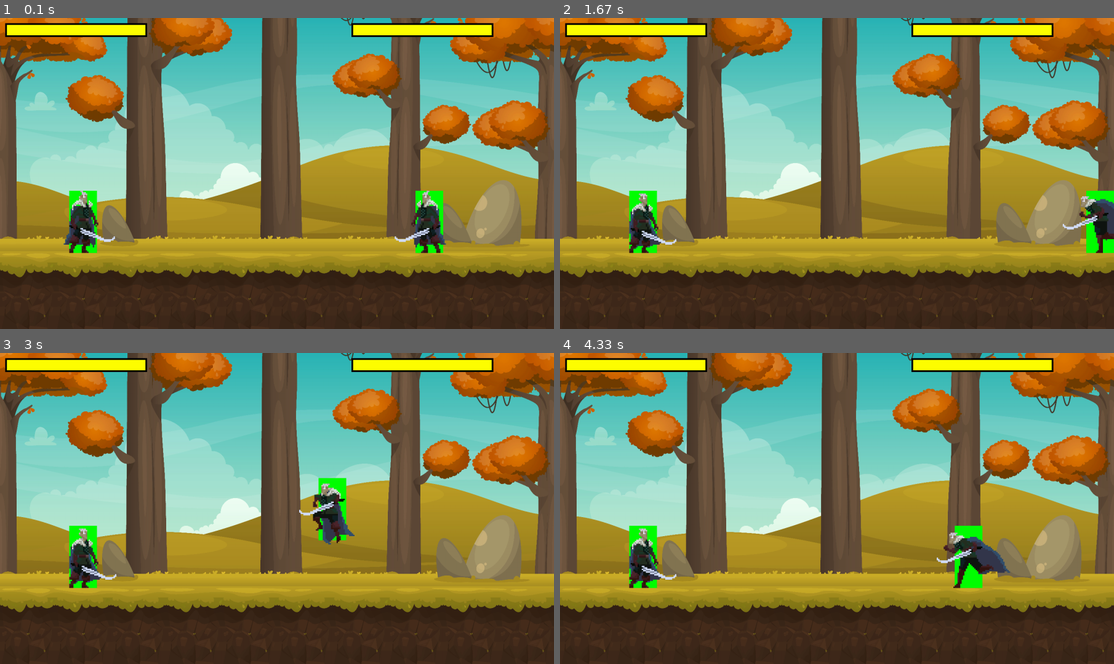
Above: before the commit, frames 1-4 (two rows, left to right).
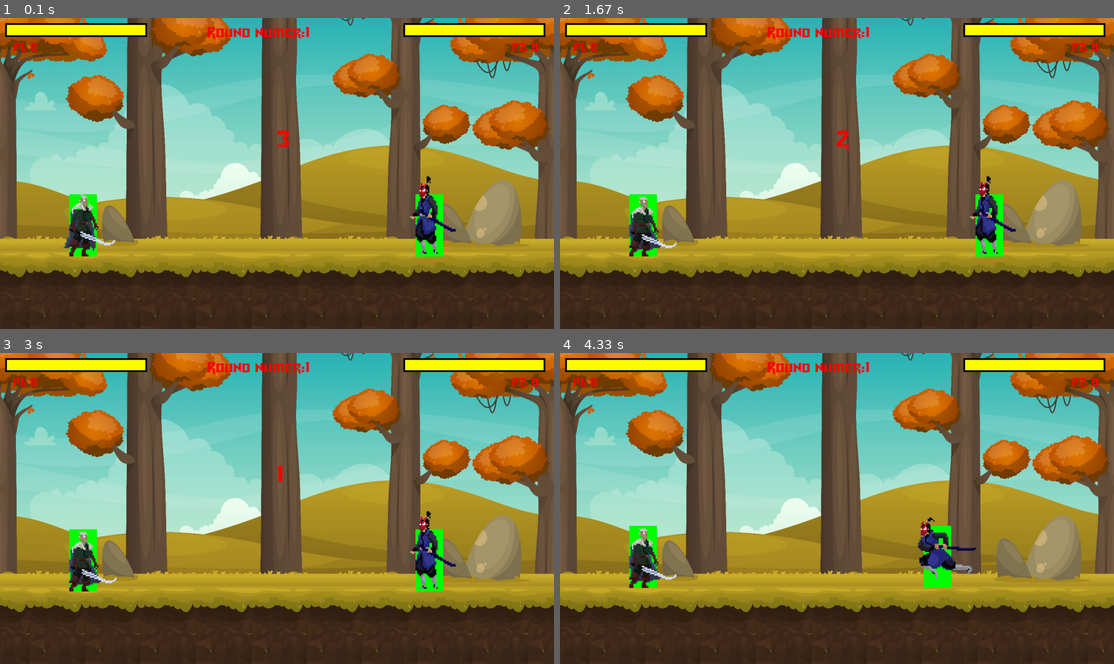
Above: after the commit, the same moments.

Repository: Mohamed-Selmi/Pygame_project
Game: pygame game, started from main.py
The game is run twice, just before and just after one commit, with the same random seed, the same clock (stepped at 60 frames per second) and the same inputs.
Inputs:
- Up to frame 1 (0.1 s): no input
- Up to frame 2 (1.67 s): hold Right 0.33-0.8 s; hold Up 0.83-1.3 s; hold Right from 1.33 s (still down)
- Up to frame 3 (3 s): release Right at 1.8 s; hold Left 1.83-2.37 s; hold Left 2.4-2.87 s; hold Up from 2.9 s (still down)
- Up to frame 4 (4.33 s): release Up at 3.37 s; hold Right 3.4-4.03 s; hold Left from 4.07 s (still down)

The runs differ from the first frame. In frame 1, 3.2% of the frame differs, in the area x 2-99%, y 1-77%; in frame 2, 4.4%; in frame 3, 4.4%; in frame 4, 3.9%.

Commit message:
Add several more characters and a round system

Diff:
--- a/character.py
+++ b/character.py
@@ -39,7 +39,7 @@
         pygame.draw.rect(surface,(0,255,0),self.rect)
         surface.blit(rotating_img,(self.rect.x-(self.offset[0]*self.image_scale),self.rect.y-(self.offset[1]*self.image_scale)))
 
-    def move(self,screen_width,screen_height,surface,target):
+    def move(self,screen_width,screen_height,surface,target,round_over):
         CHARACTER_SPEED=10
         CHARACTER_GRAVITY=2
         move_x=0
@@ -48,7 +48,7 @@
         self.attack_type=0
         key=pygame.key.get_pressed()
 
-        if self.attacking==False:
+        if self.attacking==False and self.alive==True and round_over==False:
             if self.player==1:
                 if key[pygame.K_a]:
                     self.moving=True
@@ -64,6 +64,7 @@
                     self.jumping=True
                 self.velocity_y+=CHARACTER_GRAVITY
                 if key[pygame.K_r] or key[pygame.K_t]:
+
                     self.attack(surface,target)
                     if key[pygame.K_r]:
                         self.attack_type=1
@@ -155,7 +156,7 @@
             self.attacking=True
             attacking_rectangle=pygame.Rect(self.rect.centerx-(2*self.rect.width*self.flip),self.rect.y,2*self.rect.width,self.rect.height)
             if attacking_rectangle.colliderect(target.rect):
-                target.health-=100
+                target.health-=10
                 target.hit=True
 
             pygame.draw.rect(surface,(255,0,0),attacking_rectangle)
--- /dev/null
+++ b/loadcharacters.py
@@ -0,0 +1,31 @@
+import pygame
+
+def load_warrior():
+	WARRIOR_SIZE=162
+	WARRIOR_SCALE=4
+	WARRIOR_OFFSET=[72,56]
+	WARRIOR_DATA=[WARRIOR_SIZE,WARRIOR_SCALE,WARRIOR_OFFSET]
+	warrior_animation_steps=[10,8,1,7,7,3,7]
+	warrior_sheet=pygame.image.load("Pygame_project/assets/warrior/Sprites/warrior1.png").convert_alpha()
+	return(WARRIOR_DATA,warrior_sheet,warrior_animation_steps)
+
+
+
+def load_wizardF():
+	WIZARD_SIZE=140
+	WIZARD_SCALE=4
+	WIZARD_OFFSET=[63,56]
+	WIZARD_DATA=[WIZARD_SIZE,WIZARD_SCALE,WIZARD_OFFSET]
+	WIZARD_animation_steps=[10,8,3,13,13,3,18]
+	WIZARD_sheet=pygame.image.load("Pygame_project/assets/wizard/Sprites/wizzy.png").convert_alpha()
+	return(WIZARD_DATA,WIZARD_sheet,WIZARD_animation_steps)
+
+
+def load_ONI():
+	ONI_SIZE=200
+	ONI_SCALE=4
+	ONI_OFFSET=[90,85]
+	ONI_DATA=[ONI_SIZE,ONI_SCALE,ONI_OFFSET]
+	ONI_animation_steps=[4,8,2,4,4,3,7]
+	ONI_sheet=pygame.image.load("Pygame_project/assets/Oni/Sprites/oni.png").convert_alpha()
+	return(ONI_DATA,ONI_sheet,ONI_animation_steps)
--- a/main.py
+++ b/main.py
@@ -1,66 +1,122 @@
 import pygame
 from character import Character
-
-pygame.init()
-
-SCREEN_WIDTH=1600
-SCREEN_HEIGHT=900
-
-screen=pygame.display.set_mode((SCREEN_WIDTH,SCREEN_HEIGHT))
-pygame.display.set_caption("Pygame Project")
-
-clock=pygame.time.Clock()
-FPS=60
-YELLOW=(255,255,0)
-RED=(255,0,0)
-WHITE=(255,255,255)
-BLACK=(0,0,0)
-
-WARRIOR_SIZE=162
-WARRIOR_SCALE=4
-WARRIOR_OFFSET=[72,56]
-WARRIOR_DATA=[WARRIOR_SIZE,WARRIOR_SCALE,WARRIOR_OFFSET]
+from loadcharacters import load_warrior,load_wizardF,load_ONI
+def main2():
 
 
-background_image=pygame.image.load("Pygame_project/assets/images/background.jpg").convert_alpha()
-warrior_sheet=pygame.image.load("Pygame_project/assets/warrior/Sprites/warrior1.png").convert_alpha()
-warrior_animation_steps=[10,8,1,7,7,3,7]
-king_animation_steps=[8,8,2,2,4,4,4,6]
+	pygame.init()
+	SCREEN_WIDTH=1600
+	SCREEN_HEIGHT=900
 
-def load_image():
-    scaled_image=pygame.transform.scale(background_image,(SCREEN_WIDTH,SCREEN_HEIGHT))
-    screen.blit(scaled_image,(0,0))
+	screen=pygame.display.set_mode((SCREEN_WIDTH,SCREEN_HEIGHT))
+	pygame.display.set_caption("Pygame Project")
 
-def draw_health_bar(health,x,y):
-    bar_ratio=health/100
-    pygame.draw.rect(screen,BLACK,(x-5,y-5,410,40))
-    pygame.draw.rect(screen,RED,(x,y,400,30))
-    pygame.draw.rect(screen,YELLOW,(x,y,400*bar_ratio,30))
+	clock=pygame.time.Clock()
+	FPS=60
+	YELLOW=(255,255,0)
+	RED=(255,0,0)
+	WHITE=(255,255,255)
+	BLACK=(0,0,0)
+	count_font=pygame.font.Font("Pygame_project/assets/fonts/Turok.ttf",80)
+	score_font=pygame.font.Font("Pygame_project/assets/fonts/Turok.ttf",40)
+	round_font=pygame.font.Font("Pygame_project/assets/fonts/Turok.ttf",50)																	;
+	def draw_text(text,font,text_color,x,y):
+		img=font.render(text,True,text_color)
+		screen.blit(img,(x,y))
+	intro_count=3
+	intro_list=["Fight!",1,2,3]
+
+	last_count_update=pygame.time.get_ticks()
+	score=[0,0]
+	round_over=False
+	ROUND_OVER_COOLDOWN=3000
+	(WARRIOR_DATA,warrior_sheet,warrior_animation_steps)=load_warrior()
+	(WIZARD_DATA,WIZARD_sheet,WIZARD_animation_steps)=load_wizardF()
+	(ONI_DATA,ONI_sheet,ONI_animation_steps)=load_ONI()
+	round_number=1
+
+	victory_image=pygame.image.load("Pygame_Project/assets/images/victory.png").convert_alpha()
+	background_image=pygame.image.load("Pygame_project/assets/images/background.jpg").convert_alpha()
+
+	WIZARD_sheet=pygame.image.load("Pygame_project/assets/wizard/Sprites/wizzy.png").convert_alpha()
+
+	WIZARD_animation_steps=[10,8,3,13,13,3,18]
+
+	def load_image():
+		scaled_image=pygame.transform.scale(background_image,(SCREEN_WIDTH,SCREEN_HEIGHT))
+		screen.blit(scaled_image,(0,0))
+
+	def draw_health_bar(health,x,y):
+		bar_ratio=health/100
+		pygame.draw.rect(screen,BLACK,(x-5,y-5,410,40))
+		pygame.draw.rect(screen,RED,(x,y,400,30))
+		pygame.draw.rect(screen,YELLOW,(x,y,400*bar_ratio,30))
 
 
 
 
-character1=Character(1,200,510,False,WARRIOR_DATA,warrior_sheet,warrior_animation_steps)
+	character1=Character(1,200,510,False,WARRIOR_DATA,warrior_sheet,warrior_animation_steps)
 
-character2=Character(2,1200,510,True,WARRIOR_DATA,warrior_sheet,warrior_animation_steps)
+	#character2=Character(2,1200,510,True,WIZARD_DATA,WIZARD_sheet,WIZARD_animation_steps)
+	character2=Character(2,1200,510,True,ONI_DATA,ONI_sheet,ONI_animation_steps)
+	game_running=True
 
-game_running=True
+	while game_running:
+		clock.tick(FPS)
+		load_image()
+		draw_text("Round numer:"+str(round_number),round_font,RED,SCREEN_WIDTH/2-200, 10)
+		draw_health_bar(character1.health,20,20)
+		draw_health_bar(character2.health,SCREEN_WIDTH-400-30,20)
+		draw_text("P1: "+str(score[0]),score_font,RED,40,60)
+		draw_text("P2: "+str(score[1]),score_font,RED,SCREEN_WIDTH-120,60)
 
-while game_running:
-    clock.tick(FPS)
-    load_image()
-    draw_health_bar(character1.health,20,20)
-    draw_health_bar(character2.health,1020,20)
-    character1.move(SCREEN_WIDTH,SCREEN_HEIGHT,screen,character2)
-    character2.move(SCREEN_WIDTH,SCREEN_HEIGHT,screen,character1)
-    character1.update_character()
-    character2.update_character()
+		if intro_count<0:
+			character1.move(SCREEN_WIDTH,SCREEN_HEIGHT,screen,character2,round_over)
+			character2.move(SCREEN_WIDTH,SCREEN_HEIGHT,screen,character1,round_over)
+		else:
+			draw_text(str(intro_list[intro_count]),count_font,RED,SCREEN_WIDTH / 2,SCREEN_HEIGHT / 3)
 
-    character1.draw(screen)
-    character2.draw(screen)
-    for event in pygame.event.get():
-        if event.type==pygame.QUIT:
-            game_running=False
+			if (pygame.time.get_ticks()-last_count_update)>=1000:
+				intro_count-=1
+				last_count_update= pygame.time.get_ticks()
 
-    pygame.display.update()
-pygame.quit()
+		character1.update_character()
+		character2.update_character()
+
+		character1.draw(screen)
+		character2.draw(screen)
+		if round_over==False:
+			if character1.alive==False:
+				score[1]+=1
+				round_number+=1
+				round_over=True
+				round_over_time=pygame.time.get_ticks()
+				print(score)
+			elif character2.alive==False:
+				score[0]+=1
+				round_number+=1
+				round_over=True
+				round_over_time=pygame.time.get_ticks()
+				print(score)
+		else:
+			if character1.alive==False:
+				draw_text("PLayer 2 wins: ",score_font,RED,SCREEN_WIDTH/2-150,SCREEN_HEIGHT/2)
+			screen.blit(victory_image,(600,350))
+			if pygame.time.get_ticks()-round_over_time>ROUND_OVER_COOLDOWN:
+				round_over=False
+				intro_count=3
+
+				character1=Character(1,200,510,False,WARRIOR_DATA,warrior_sheet,warrior_animation_steps)
+
+				character2=Character(2,1200,510,True,ONI_DATA,ONI_sheet,ONI_animation_steps)
+
+
+		for event in pygame.event.get():
+			if event.type==pygame.QUIT or round_number>3:
+				game_running=False
+
+		pygame.display.update()
+	pygame.quit()
+
+if __name__ == '__main__':
+	main2()
--- /dev/null
+++ b/menu.py
@@ -0,0 +1,28 @@
+import pygame
+from character import Character
+import tkinter as tk
+from tkinter import ttk
+from main import main2
+
+def main():
+	root = tk.Tk()
+	root.title("Choose your warrior")
+	root.geometry('1000x960')
+	root.maxsize(1280,720)
+	root.configure(background='#FFEAAE')
+	play_button=tk.Button(root,text="play",font=('Arial',15,"bold"),bg='#F0A04B',borderwidth=2, relief="solid",command=start_game)
+	play_button.place(x=10,y=25,height=100,width=225)
+	root.mainloop()
+def start_game():
+	print("game starting")
+	main2()
+
+if __name__ == '__main__':
+	main()
+
+
+
+
+
+#game play: choose between 3 fighters for each player, each fighter will have it's values imported and the whole shebang, pass it as argument from the tkitner menu to a start game function
+#add round and score first maybe?
Not shown, added: assets/Oni/License.txt
Binary file added: assets/Oni/Sprites/Attack1.png
Binary file added: assets/Oni/Sprites/Attack2.png
Binary file added: assets/Oni/Sprites/Death.png
Binary file added: assets/Oni/Sprites/Fall.png
Binary file added: assets/Oni/Sprites/Idle.png
Binary file added: assets/Oni/Sprites/Jump.png
Binary file added: assets/Oni/Sprites/Run.png
Binary file added: assets/Oni/Sprites/Take hit.png
Binary file added: assets/Oni/Sprites/oni.png
Binary file added: assets/fonts/Turok.ttf
Binary file added: assets/images/victory.png
(and 15 more such lines)
